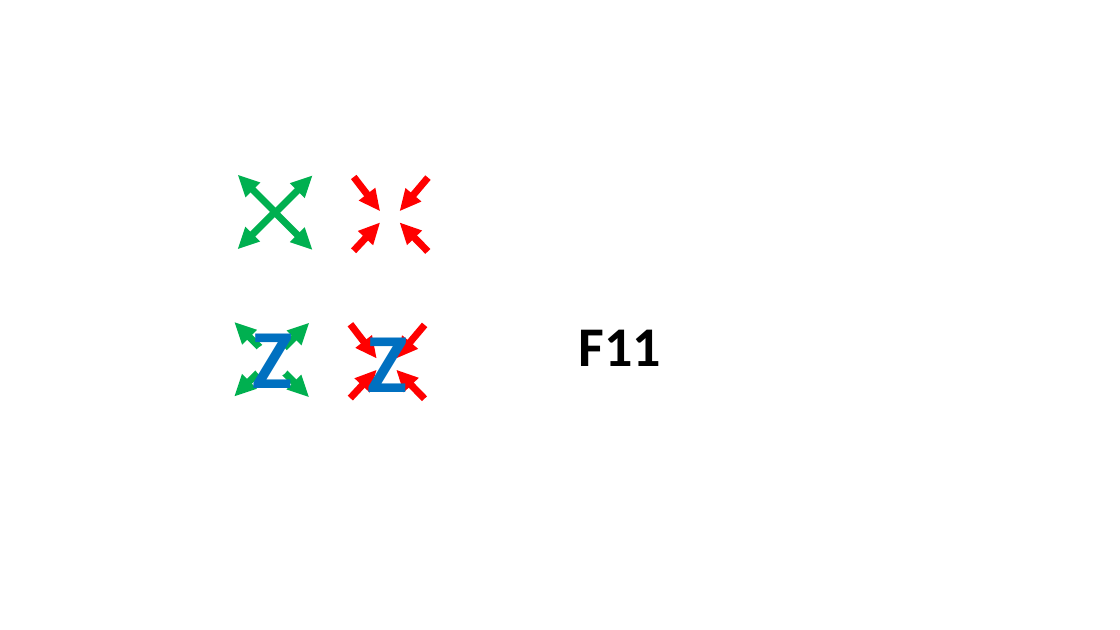
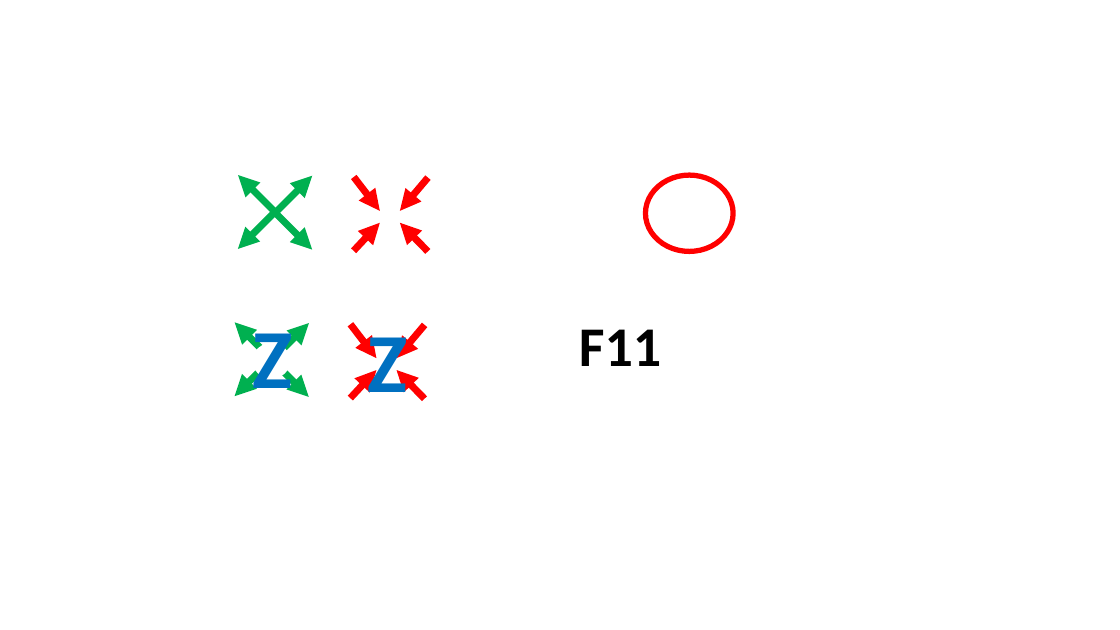
Before and after one commit to Ofek-Shani/Saba_Sailing, a slide deck: slide 3 of keyboard guide for sailing.pptx (slide 2 before the commit). Drawn at 1120x630 pixels with LibreOffice and Linux fonts; fonts in the diff are those of the drawing. Boxes give left, top, right and bottom in pixels: in the first picture for what was removed or moved away, otherwise in the second. Text is boxed around its words. In the diff, an @@ line names an element or a change of style, - is before the commit and + after.

```diff
--- a/keyboard guide for sailing.pptx
+++ b/keyboard guide for sailing.pptx
@@ ellipse added at [645, 175, 733, 251], fill #FFFFFF, outline #FF0000 4.5 pt @@
```
Also in this commit, not shown: 1 other slide changed, 1 slide added, 41 other files.
